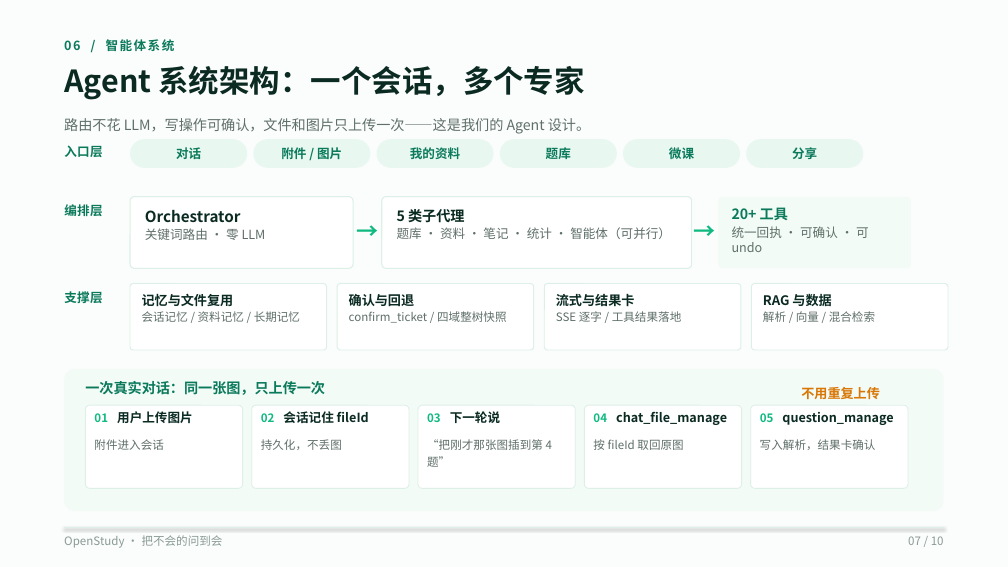
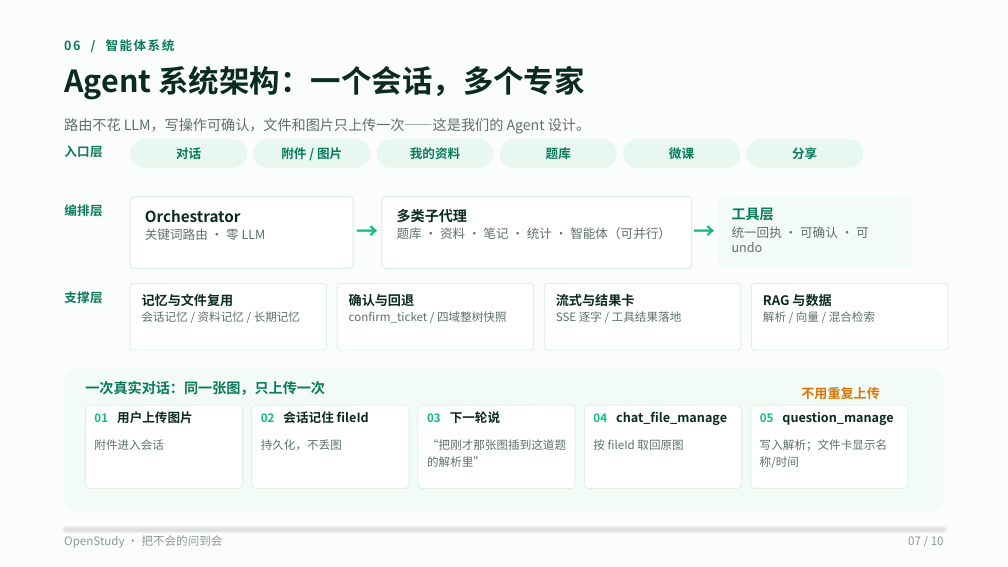
Before and after one commit to wufeng1234567/openstudy-fastapi-ts, a slide deck: slide 7 of doc/competition/OpenStudy-10页-V3-码道版.pptx. Drawn at 1008x567 pixels with LibreOffice and Linux fonts; fonts in the diff are those of the drawing. Boxes give left, top, right and bottom in pixels: in the first picture for what was removed or moved away, otherwise in the second. Text is boxed around its words. In the diff, an @@ line names an element or a change of style, - is before the commit and + after.

```diff
--- a/doc/competition/OpenStudy-10页-V3-码道版.pptx
+++ b/doc/competition/OpenStudy-10页-V3-码道版.pptx
@@ text in rounded rectangle at <box>397,209,468,223</box>: text changed @@
-5 类子代理
+多类子代理
@@ text in rounded rectangle at <box>732,207,774,221</box>: text changed @@
-20+ 工具
+工具层
@@ text at <box>427,439,566,467</box>: text changed @@
-“把刚才那张图插到第 4 题”
+“把刚才那张图插到这道题的解析里”
@@ text at <box>760,439,887,468</box>: text changed @@
-写入解析，结果卡确认
+写入解析；文件卡显示名称/时间
```
Also in this commit, not shown: 6 other slides changed, 4 other files.
